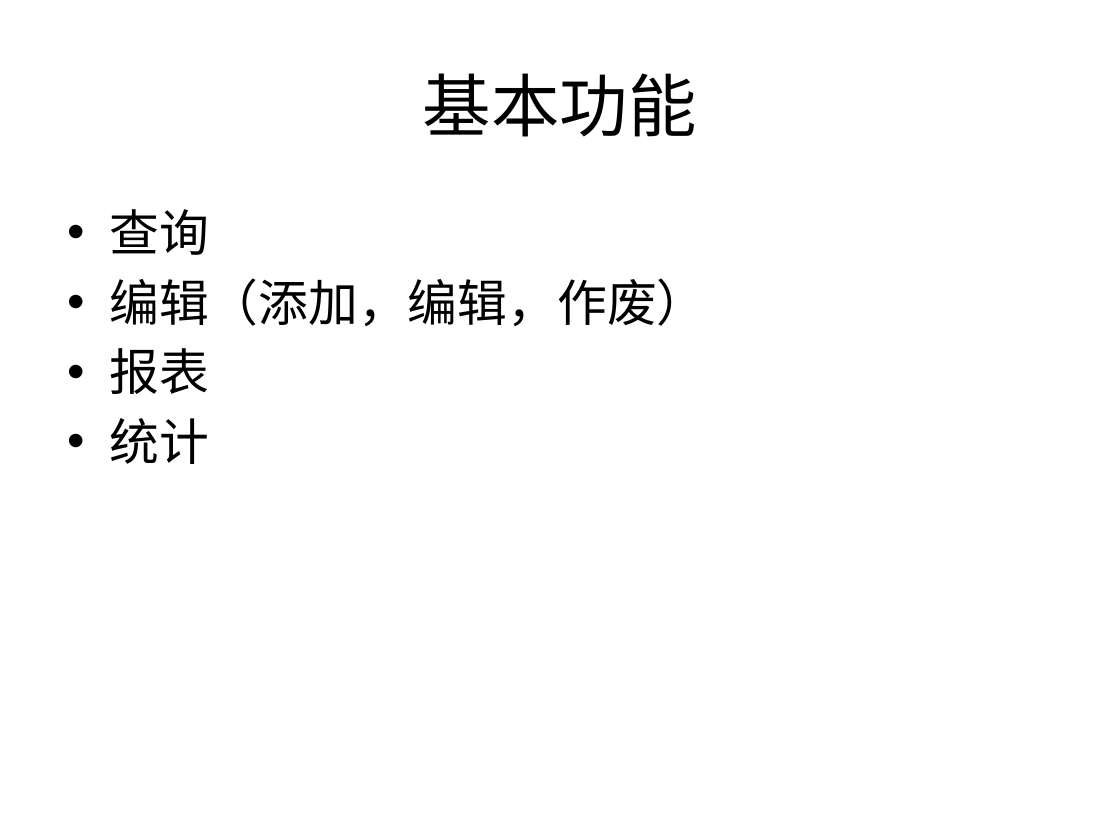
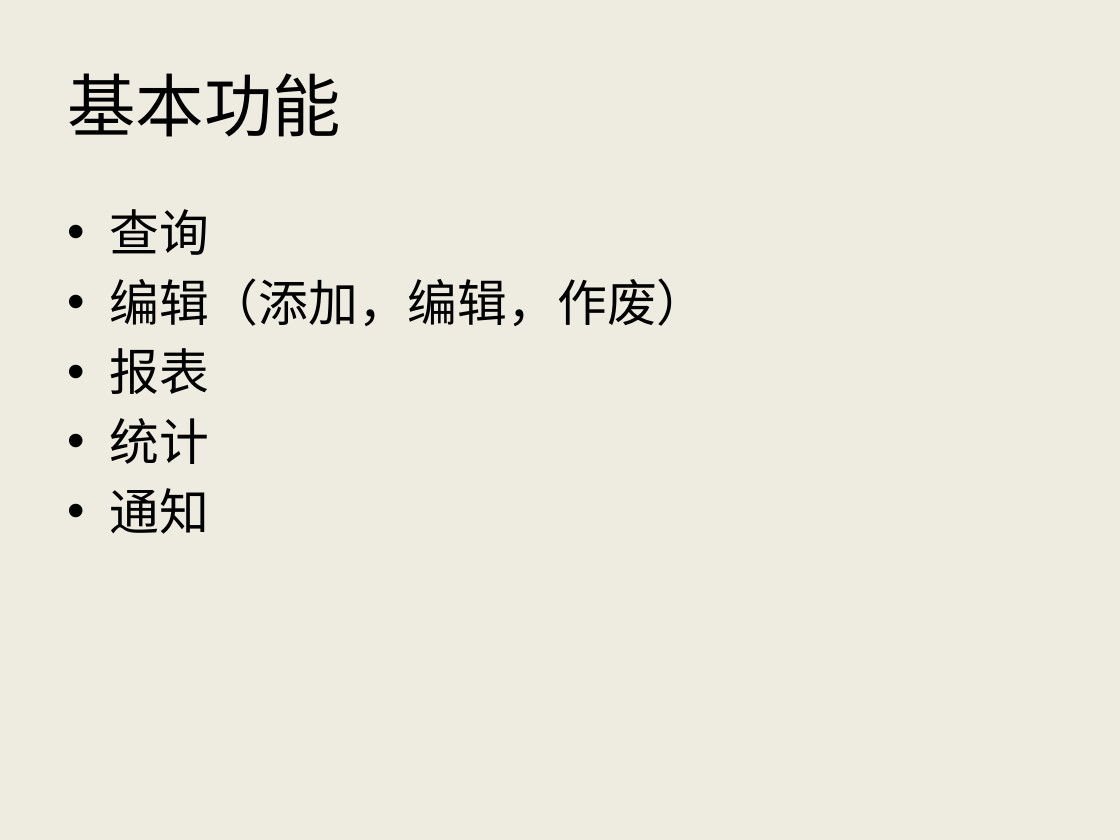
Before and after one commit to AlecSPb/PMS, a slide deck: slide 5 of PMSClient/Resource/Files/pmshelp_ch.pptx. Drawn at 1120x840 pixels with LibreOffice and Linux fonts; fonts in the diff are those of the drawing. Boxes give left, top, right and bottom in pixels: in the first picture for what was removed or moved away, otherwise in the second. Text is boxed around its words. In the diff, an @@ line names an element or a change of style, - is before the commit and + after.

```diff
--- a/PMSClient/Resource/Files/pmshelp_ch.pptx
+++ b/PMSClient/Resource/Files/pmshelp_ch.pptx
@@ background #FFFFFF to #EEECE1 @@
@@ title "基本功能" at [67,73,341,137]: alignment centre to left @@
@@ text at [109,488,209,534]: paragraph added @@
+• 通知
```
Also in this commit, not shown: 10 other slides changed, 2 slides added, 1 slide removed, 11 other files.
